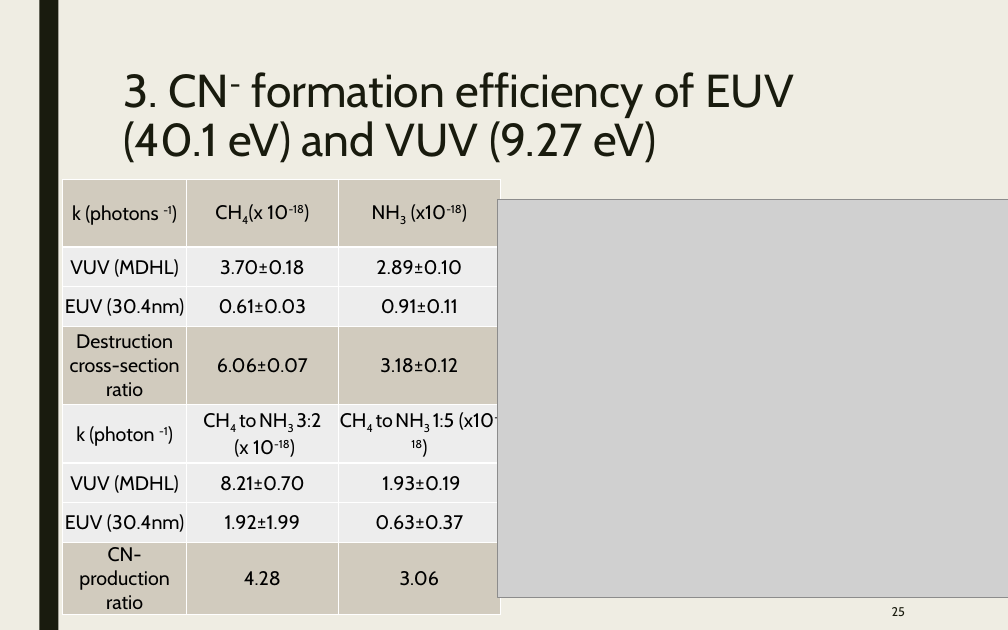
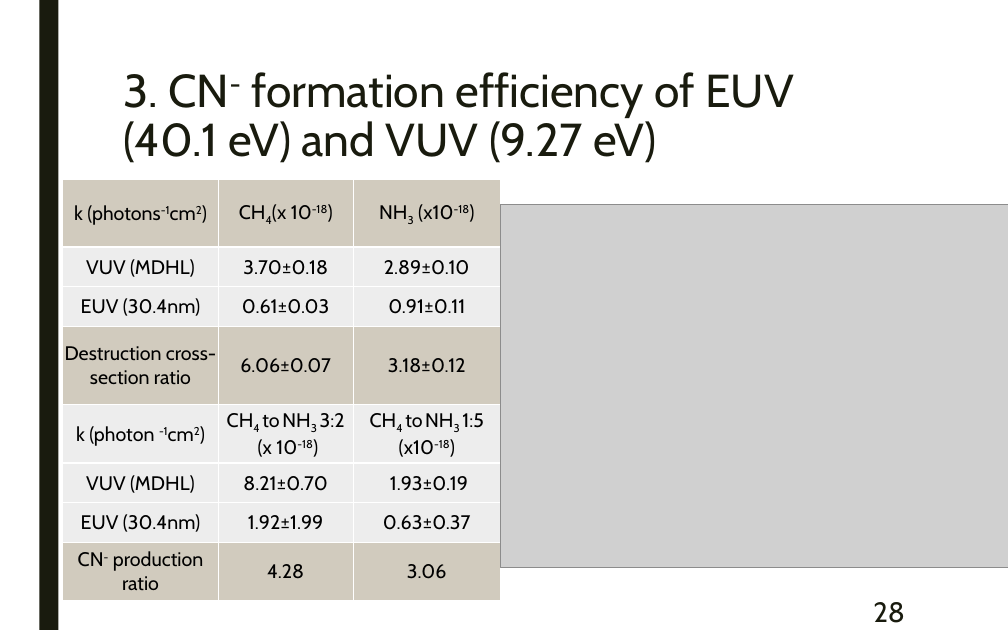
Before and after one commit to samuello1228/lily, a slide deck: slide 28 of doc/VUV and EUV irradiation of CH4 + NH3.pptx (slide 25 before the commit). Drawn at 1008x630 pixels with LibreOffice and Linux fonts; fonts in the diff are those of the drawing; grey boxes stand for pictures. Boxes give left, top, right and bottom in pixels: in the first picture for what was removed or moved away, otherwise in the second. Text is boxed around its words. In the diff, an @@ line names an element or a change of style, - is before the commit and + after.

```diff
--- a/doc/VUV and EUV irradiation of CH4 + NH3.pptx
+++ b/doc/VUV and EUV irradiation of CH4 + NH3.pptx
@@ background #EFEDE3 to #FFFFFF @@
@@ table at <box>62,179,500,601</box> @@
-row 1, column 1: k (photons -1)
+row 1, column 1: k (photons-1cm2)
-row 5, column 1: k (photon -1)
+row 5, column 1: k (photon -1cm2)
@@ now superscript in "CN-" @@
@@ picture: place and size @@
-picture at <box>497,200,1008,598</box>
+picture at <box>500,205,1008,568</box>
@@ page number at <box>873,602,905,623</box>: text changed; size 9 to 20 pt @@
-25
+28
```
Also in this commit, not shown: 27 other slides changed, 9 slides added, 1 slide removed, 1 other file.
